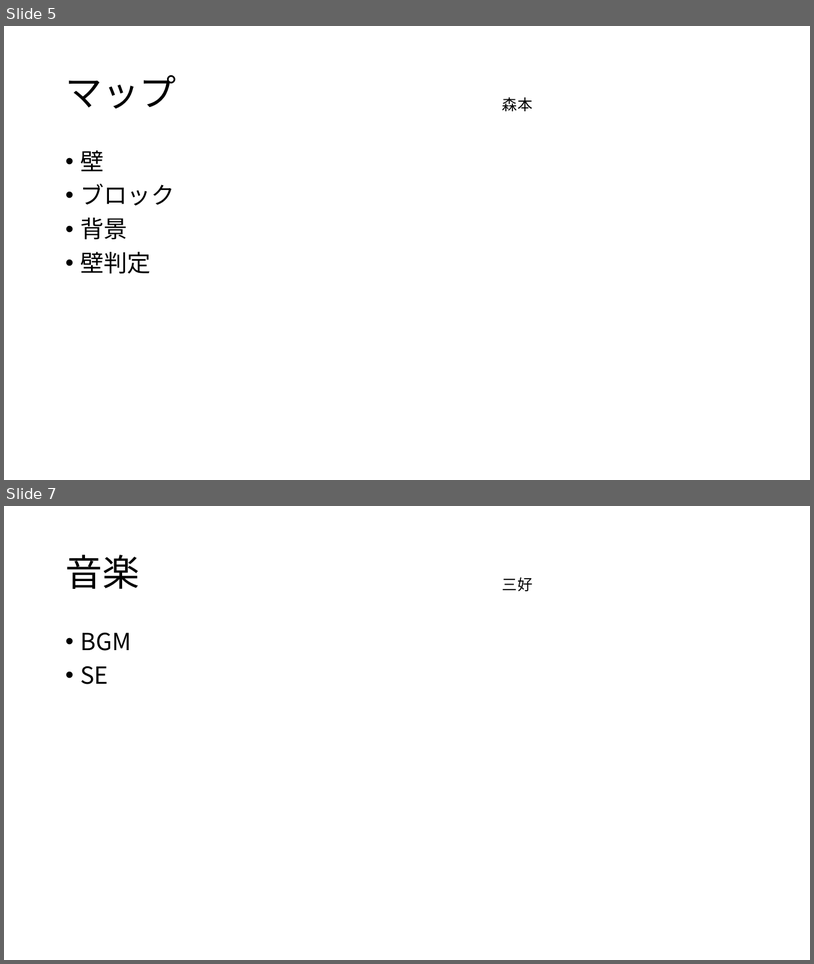
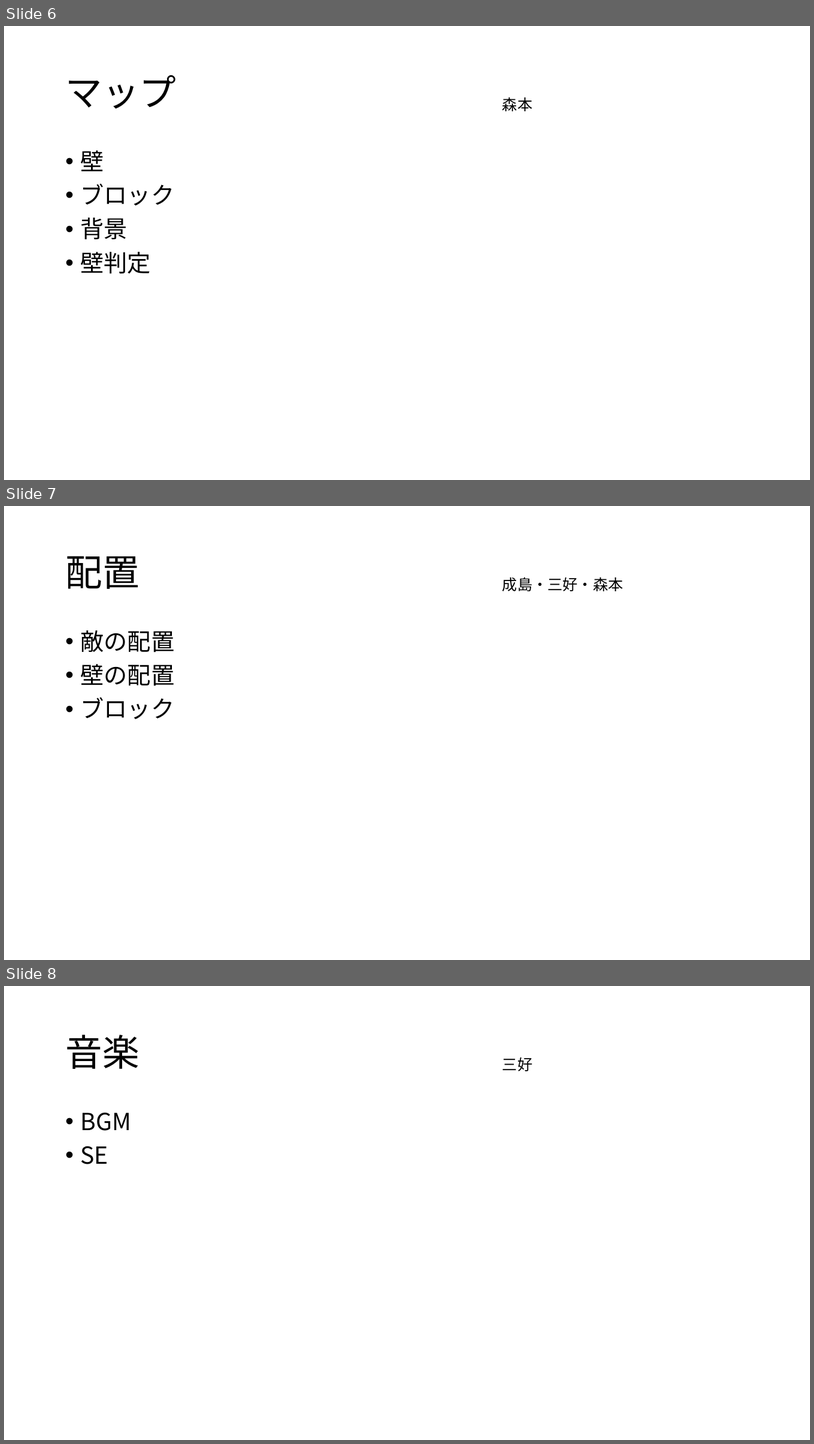
Before and after one commit to yuzasan/I_team2, a slide deck: モンスト(仮)仕様書.pptx. Shown one above the other, each under a label of ours: slides 5 and 7 before the commit, slides 6, 7 and 8 after it; the slides between them are not shown. The pictures are 814x964 and 814x1444 pixels, drawn with LibreOffice and Linux fonts; fonts in the diff are those of the drawing. Boxes give left, top, right and bottom in pixels: in the first picture for what was removed or moved away, otherwise in the second. Text is boxed around its words. In the diff, an @@ line names an element or a change of style, - is before the commit and + after.

```diff
--- a/モンスト(仮)仕様書.pptx
+++ b/モンスト(仮)仕様書.pptx
@@ slide 7 added at [4,506,810,960], background #FFFFFF @@
@@ title added at [65,556,139,589], 44 pt, text #000000 @@
+配置
@@ text added at [503,577,624,591], 18 pt, text #000000 @@
+成島・三好・森本
@@ text added at [81,630,175,719], 28 pt, text #000000 @@
+• 敵の配置
+• 壁の配置
+• ブロック
@@ what was slide 5 is now slide 6 @@
@@ what was slide 7 is now slide 8 @@
```
Also in this commit, not shown: 4 slides changed, 1 other file.
